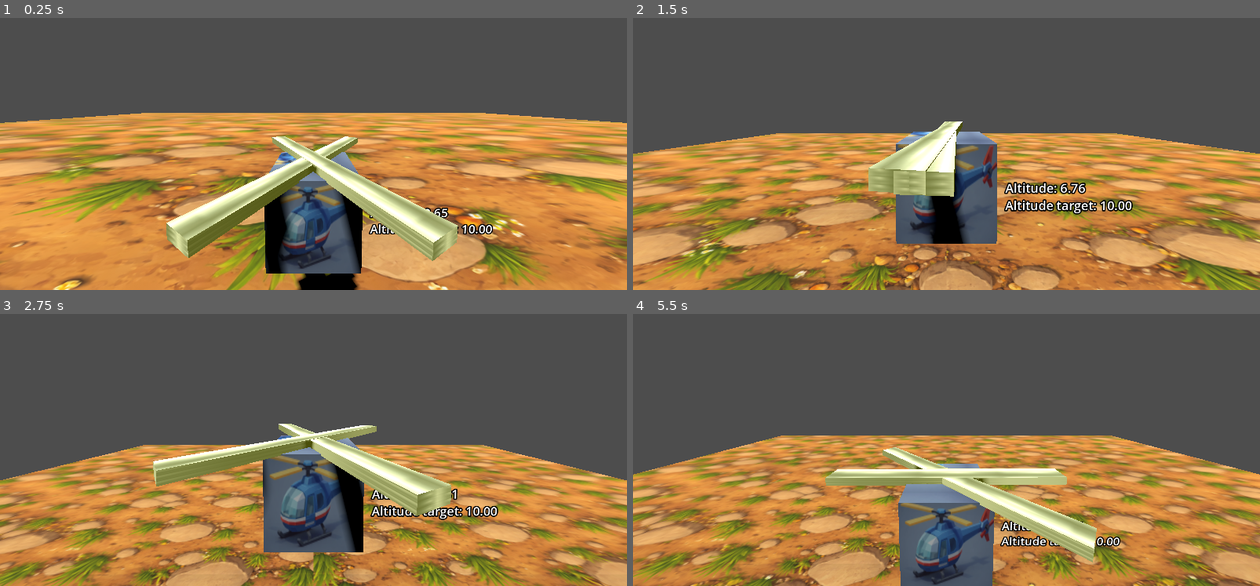
Above: before the commit, frames 1-4 (two rows, left to right).
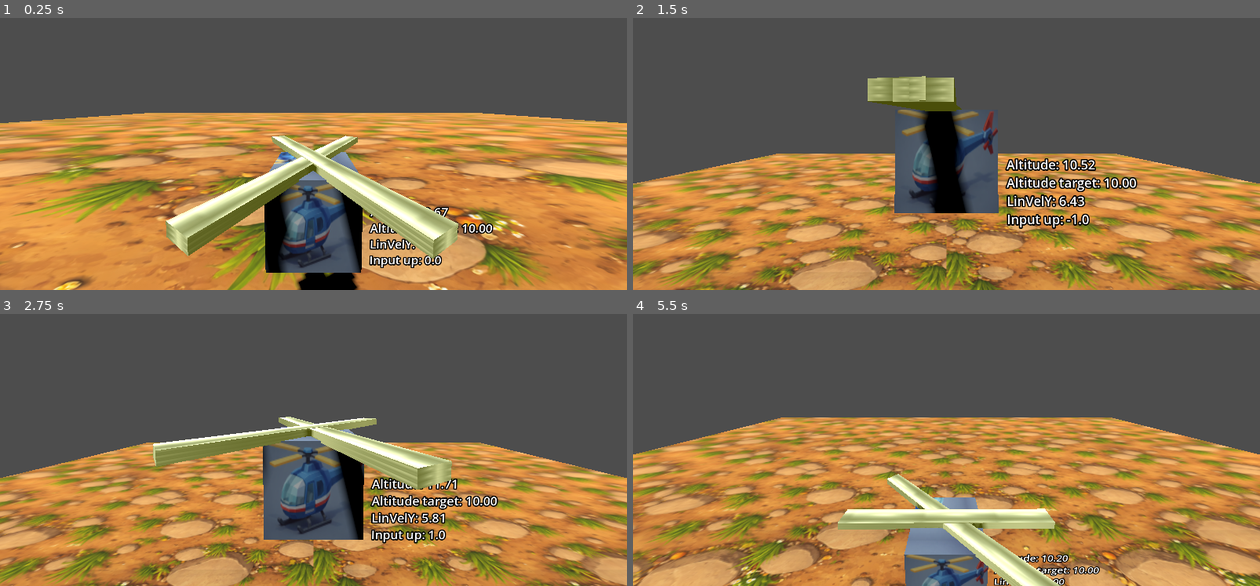
Above: after the commit, the same moments.

Repository: moziz/giants-gala-journey-2026
Game: Godot game, scene res://kolihepteri_sceene.tscn
The game is run twice, just before and just after one commit, with the same random seed, the same clock (stepped at 60 frames per second) and the same inputs.
Inputs:
- Up to frame 1 (0.25 s): no input
- Up to frame 2 (1.5 s): hold W (p1_thrust_up, bound only after the commit) 0.53-1.28 s; hold I 0.53-1.28 s; hold S (p1_thurst_down, bound only after the commit) from 1.28 s (still down); tap K at 1.35 s
- Up to frame 3 (2.75 s): release S (p1_thurst_down, bound only after the commit) at 2.03 s; hold W (p1_thrust_up, bound only after the commit) from 2.03 s (still down); hold J from 2.03 s (still down)
- Up to frame 4 (5.5 s): release J at 2.78 s; tap L at 2.85 s; release W (p1_thrust_up, bound only after the commit) at 3.53 s; hold U 3.53-4.28 s; hold S (p1_thurst_down, bound only after the commit) from 3.53 s (still down); tap O at 4.35 s; hold Ctrl from 5.03 s (still down)

The runs differ from the first frame. In frame 1, 5.8% of the frame differs, in the area x 0-100%, y 34-100%; in frame 2, 47%; in frame 3, 32%; in frame 4, 48%, in the area x 0-100%, y 38-100%.

Commit message:
add vertical movement

Diff:
--- a/project.godot
+++ b/project.godot
@@ -15,6 +15,19 @@
 config/features=PackedStringArray("4.7", "GL Compatibility")
 config/icon="res://icon.svg"
 
+[input]
+
+p1_thrust_up={
+"deadzone": 0.2,
+"events": [Object(InputEventKey,"resource_local_to_scene":false,"resource_name":"","device":0,"window_id":0,"alt_pressed":false,"shift_pressed":false,"ctrl_pressed":false,"meta_pressed":false,"pressed":false,"keycode":0,"physical_keycode":87,"key_label":0,"unicode":0,"location":0,"echo":false,"script":null)
+]
+}
+p1_thurst_down={
+"deadzone": 0.2,
+"events": [Object(InputEventKey,"resource_local_to_scene":false,"resource_name":"","device":-1,"window_id":0,"alt_pressed":false,"shift_pressed":false,"ctrl_pressed":false,"meta_pressed":false,"pressed":false,"keycode":0,"physical_keycode":83,"key_label":0,"unicode":115,"location":0,"echo":false,"script":null)
+]
+}
+
 [physics]
 
 3d/physics_engine="Jolt Physics"
--- a/tomi/scripts/helikopterimme.gd
+++ b/tomi/scripts/helikopterimme.gd
@@ -9,8 +9,31 @@
 var auto_float_power_max: float = 1000.0
 var auto_float_force: float = 0
 
+var upward_power: float = 100_000.0
+
+var max_y_speed: float = 10.0
+
 
 func _physics_process(delta) -> void:
+	# handle controls
+	var up_force_input = 0
+	if Input.is_action_pressed("p1_thrust_up"):
+		up_force_input = 1
+	if Input.is_action_pressed("p1_thurst_down"):
+		up_force_input = -1
+
+	if up_force_input == 0:
+		if not auto_float:
+			auto_float_target_altitude = global_position.y
+			auto_float = true
+			auto_float_force = 0
+	else:
+		auto_float = false
+		apply_force(Vector3.UP * upward_power * delta * up_force_input)
+
+
+
+
 	if auto_float:
 		var multi = 1
 		# check downward speed and apply up force
@@ -21,12 +44,18 @@
 			if missing < 10:
 				multi = missing / 10.0;
 			if missing > 0:
-				auto_float_force = lerp(auto_float_force, auto_float_power_max, 0.5)
+				auto_float_force = lerp(auto_float_force, auto_float_power_max, 0.8)
 
 		else:
 			auto_float_force *= 0.5
 
-		# damp
+		if linear_velocity.y < 0:
+			multi *= 1#4
 		apply_force(Vector3.UP * auto_float_force * multi)
 		auto_float_force *= 0.9
-	infotext.text = "Altitude: %.2f\nAltitude target: %.2f" % [global_position.y, auto_float_target_altitude]
+	# clamp up speed
+	if linear_velocity.y > max_y_speed:
+		linear_velocity.y = max_y_speed
+	if linear_velocity.y < -max_y_speed:
+		linear_velocity.y = -max_y_speed
+	infotext.text = "Altitude: %.2f\nAltitude target: %.2f\nLinVelY: %.2f\nInput up: %.1f" % [global_position.y, auto_float_target_altitude, linear_velocity.y, up_force_input]
